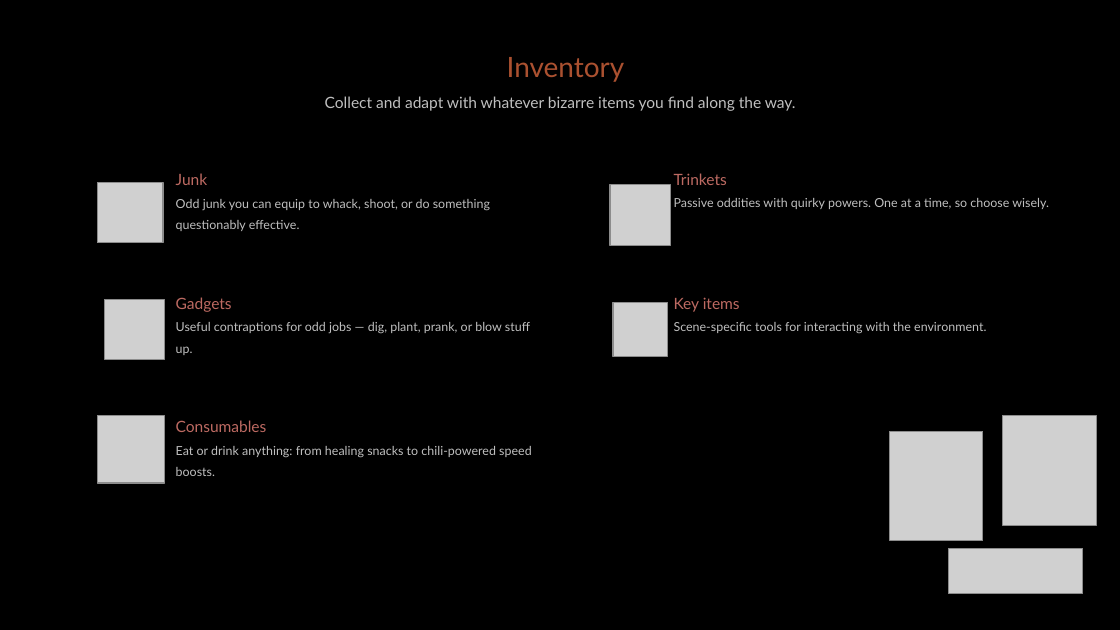
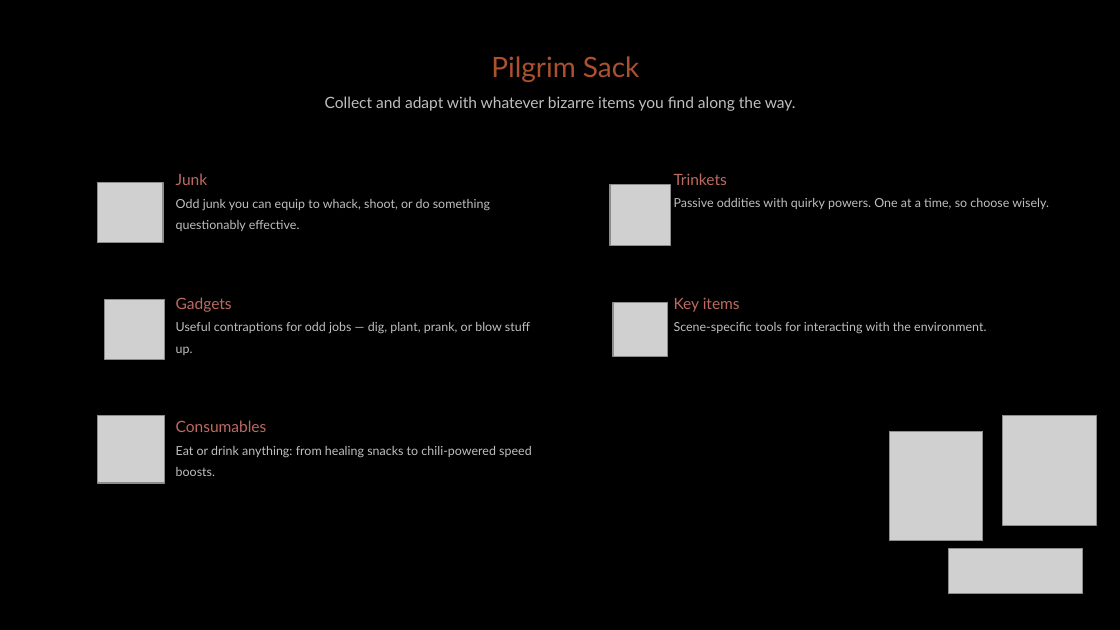
Before and after one commit to diegohcanepa/Remizione, a slide deck: slide 9 of Pitch Deck.pptx. Drawn at 1120x630 pixels with LibreOffice and Linux fonts; fonts in the diff are those of the drawing; grey boxes stand for pictures; background and template pictures are left out. Boxes give left, top, right and bottom in pixels: in the first picture for what was removed or moved away, otherwise in the second. Text is boxed around its words. In the diff, an @@ line names an element or a change of style, - is before the commit and + after.

```diff
--- a/Pitch Deck.pptx
+++ b/Pitch Deck.pptx
@@ text at box(491, 56, 639, 82): text changed @@
-Inventory
+Pilgrim Sack
```
Also in this commit, not shown: 4 other slides changed, 11 other files.
